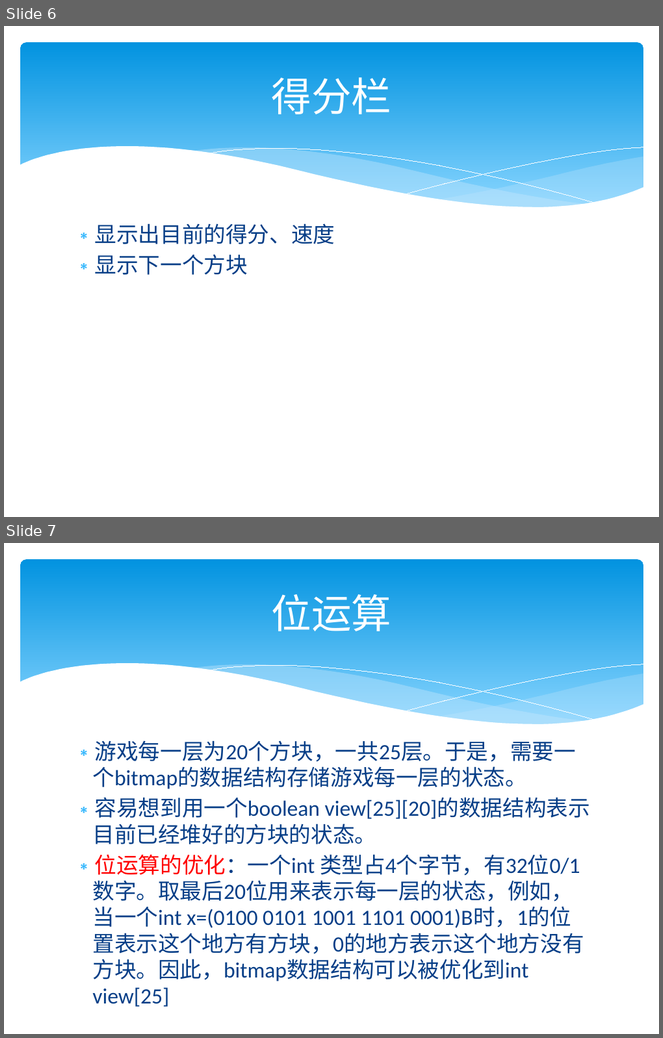
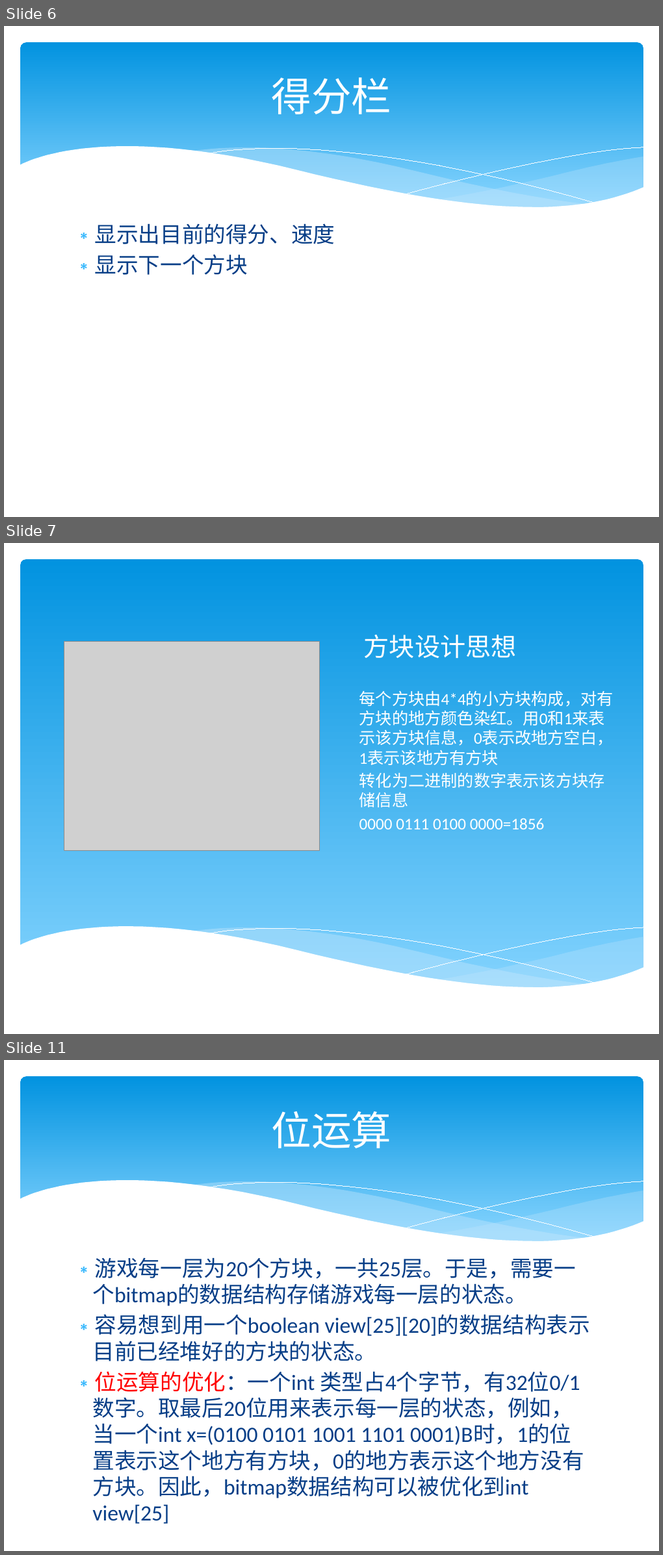
Before and after one commit to VioletHill/Tetris, a slide deck: java项目答辩.pptx. Shown one above the other, each under a label of ours: slides 6 and 7 before the commit, slides 6, 7 and 11 after it; the slides between them are not shown. The pictures are 663x1038 and 663x1555 pixels, drawn with LibreOffice and Linux fonts; fonts in the diff are those of the drawing; grey boxes stand for pictures. Boxes give left, top, right and bottom in pixels: in the first picture for what was removed or moved away, otherwise in the second. Text is boxed around its words. In the diff, an @@ line names an element or a change of style, - is before the commit and + after.

```diff
--- a/java项目答辩.pptx
+++ b/java项目答辩.pptx
@@ slide 7 added at box(4, 543, 659, 1034), background #FFFFFF @@
@@ rounded rectangle added at box(20, 559, 644, 991), fill gradient #0293E0 to #83D3FE @@
@@ title added at box(364, 635, 517, 658), 28 pt, text #FFFFFF @@
+方块设计思想
@@ picture added at box(64, 641, 320, 851) @@
@@ text added at box(360, 691, 614, 830), 18 pt, text #FFFFFF @@
+每个方块由4*4的小方块构成，对有方块的地方颜色染红。用0和1来表示该方块信息，0表示改地方空白，1表示该地方有方块
+转化为二进制的数字表示该方块存储信息
+0000 0111 0100 0000=1856
@@ group added at box(19, 927, 644, 1023): 5 freeform shapes @@
@@ what was slide 7 is now slide 11 @@
```
Also in this commit, not shown: 3 other slides added, 1 other file.
